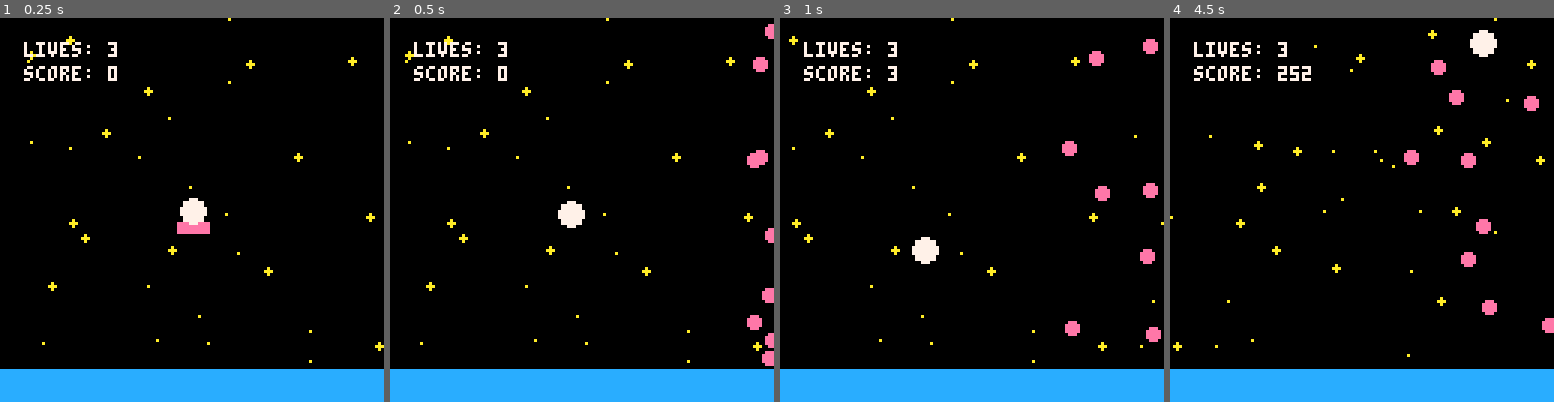
Above: before the commit, frames 1-4 (left to right).
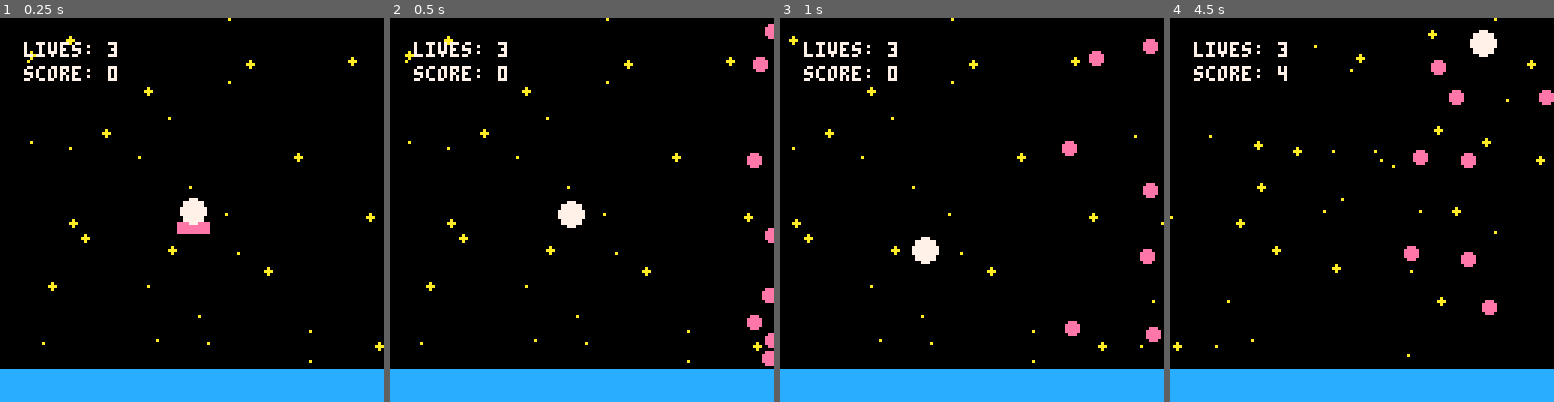
Above: after the commit, the same moments.

Repository: jmross/pico8-balloon-journey
Game: PICO-8 cartridge trip.p8
Same seed, same stepped clock (60 frames per second), same inputs: the game is played once before the commit and once after it.
Inputs:
- Up to frame 1 (0.25 s): no input
- Up to frame 2 (0.5 s): tap X (X key) at 0.33 s
- Up to frame 3 (1 s): tap O (Z key) at 0.7 s
- Up to frame 4 (4.5 s): tap X (X key) at 1.07, 1.85, 2.97, 4.08 s; hold Right 1.6-2.1 s; tap O (Z key) every 0.4 s from 1.7 to 4.1 s; hold Up 2.15-2.42 s; hold Right 2.47-3.03 s; hold Left 3.08-3.58 s; hold Down 3.63-3.97 s; hold Right from 4.02 s (still down)

Frame 1 is identical in both runs. In frame 2, less than 0.1% of the frame differs, in the area x 95-99%, y 34-39%; in frame 3, 0.2%; in frame 4, 1.0%, in the area x 28-100%, y 12-83%.

Commit message:
Added collectables. One point per second. Less enemies.

Diff:
--- a/trip.lua
+++ b/trip.lua
@@ -10,6 +10,7 @@
 started = false
 ended = false
 score = 0
+timer = 0
 
 -- player
 p = {
@@ -194,6 +195,43 @@
   circfill(self.x, self.y, self.size, self.colour)
 end
 
+-- balloons
+balloons = {}
+-- balloon
+balloon = {
+  x = 0,
+  y = 0,
+  size = 3,
+  colour = 11,
+  score = 10
+}
+balloon.__index = balloon
+function balloon:new(o)
+  return setmetatable(o or {}, self)
+end
+function balloon:update()
+  self.x += scroll_speed
+  -- move to other side on touch of walls
+  if(self.x < -self.size) then
+    del(balloons, self)
+  end
+
+  if(self:collide(p)) then
+    score += self.score
+    del(balloons, self)
+  end
+end
+function balloon:draw()
+  circfill(self.x, self.y, self.size, self.colour)
+end
+function balloon:collide(o)
+  return self.x >= (o.x - o.size) and self.x <= (o.x + o.size) and self.y >= (o.y - o.size) and self.y <= (o.y + o.size)
+end
+function balloon:init()
+  self.x = max_x + self.size
+  self.y = rnd(max_y)
+end
+
 -- game
 function start()
   started = true
@@ -201,7 +239,7 @@
   del(platforms, start_platform)
 
   -- create enemies
-  for i = 0,8 do
+  for i = 0,7 do
     e = enemy:new()
     e:init()
     add(enemies, e)
@@ -231,8 +269,17 @@
     if (btnp(4)) then start() end
     if (btnp(5)) then start() end
   elseif not ended then
-    i = time()
-    score += flr(i)
+    timer += 1 / 30
+    score += 1 / 30
+
+    printh(timer * 30)
+
+    if(flr(timer * 30) % 25 == 0 and flr(rnd(7)) == 1) then
+      b = balloon:new()
+      b:init()
+      add(balloons, b)
+    end
+
     if (btnp(4)) then p:flap()  end
     if (btnp(5)) then p:flap()  end
     if (btn(0)) then p:move_left() end
@@ -244,6 +291,9 @@
     for e in all(enemies) do
       e:update()
     end
+    for b in all(balloons) do
+      b:update()
+    end
     p:update()
   end
 end
@@ -259,13 +309,16 @@
   for pl in all(platforms) do
     pl:draw()
   end
+  for b in all(balloons) do
+    b:draw()
+  end
   p:draw()
 
   -- lives
   print("lives: "..p.lives, 8, 8, 7)
 
   -- score
-  print("score: "..score, 8, 16, 7)
+  print("score: "..flr(score), 8, 16, 7)
 
   -- water
   rectfill(0, max_y, max_x, max_y - 10, 12)
